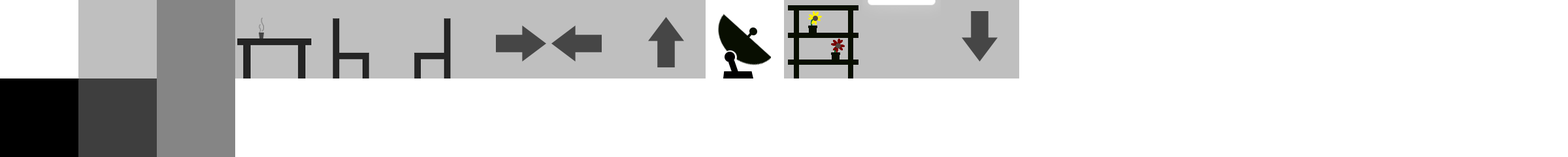
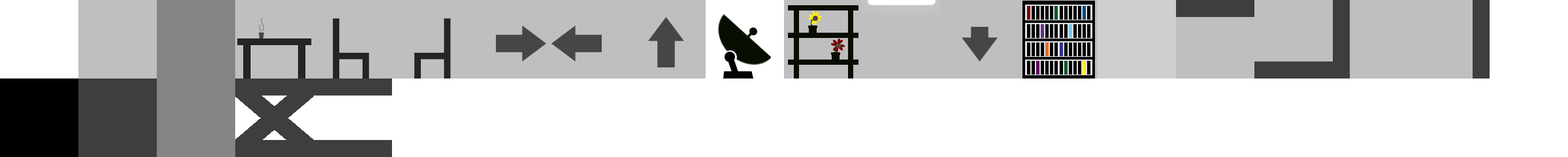
The second 1568 x 157 image is a revision of the first. Changes to its layers:
added layer "Layer 3 copy" above "Layer 5 copy 3" over [313, 78, 392, 157]
added layer "Layer 5 copy 3" above "Layer 5 copy 2" over [1411, 0, 1490, 79]
added layer "Layer 5 copy 2" above "Layer 5 copy" over [1332, 0, 1412, 79]
added layer "Layer 5 copy" above "Layer 5" over [1254, 0, 1333, 79]
added layer "Layer 5" above "Rectangle 1" over [1176, 0, 1255, 79]
added layer "Layer 4" above "window" over [970, 0, 1023, 27]
added layer "window" (36%) above "server rack" over [1097, 0, 1176, 79]
added layer "server rack" above "Layer 3 copy 2" over [1019, 0, 1098, 79]
added layer "Layer 3 copy 2" above "Layer 3" over [235, 78, 314, 157]
added layer "Layer 3" above "arrow down" over [235, 78, 314, 157]
